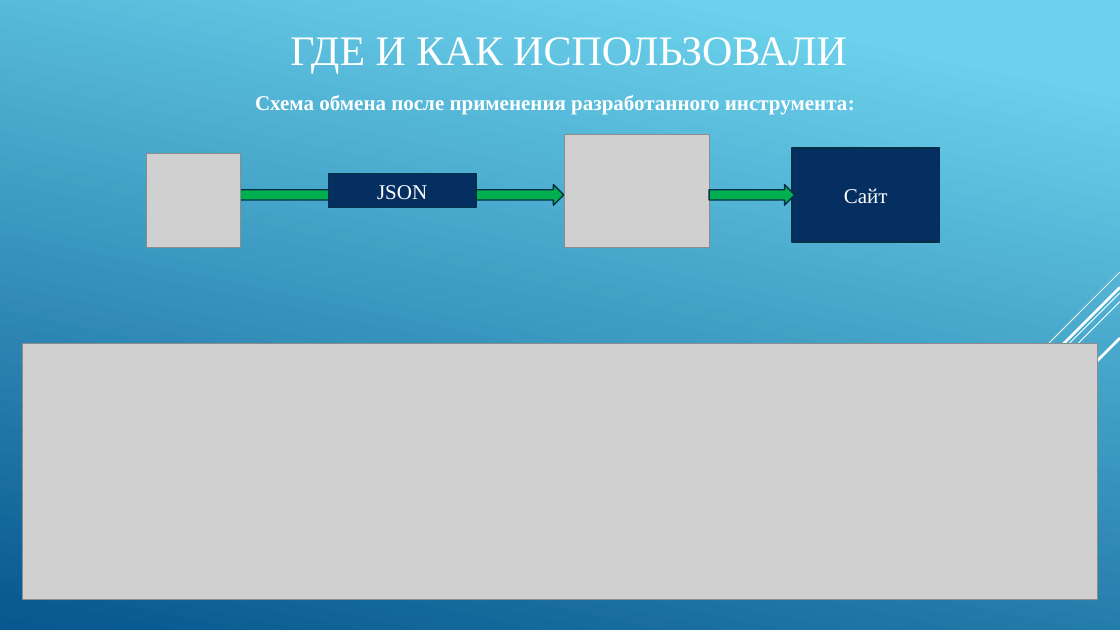
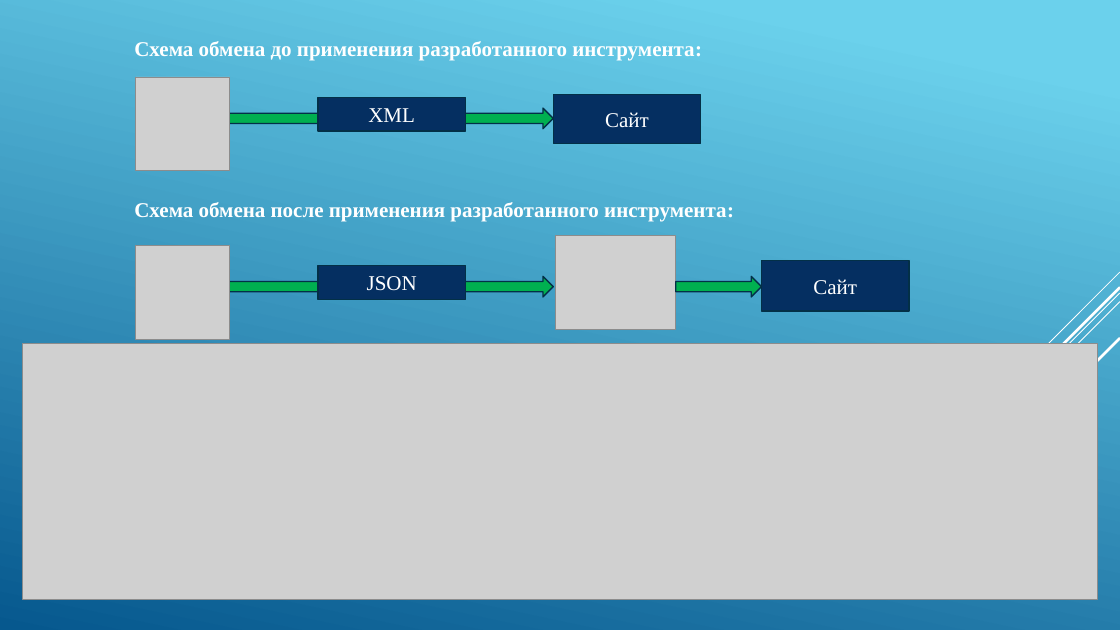
Before and after one commit to IgorTyutyunov/-, a slide deck: slide 10 of ВКР_5.pptx (slide 16 before the commit). Drawn at 1120x630 pixels with LibreOffice and Linux fonts; fonts in the diff are those of the drawing; grey boxes stand for pictures. Boxes give left, top, right and bottom in pixels: in the first picture for what was removed or moved away, otherwise in the second. Text is boxed around its words. In the diff, an @@ line names an element or a change of style, - is before the commit and + after.

```diff
--- a/ВКР_5.pptx
+++ b/ВКР_5.pptx
@@ text added at (134,41,702,61), 18 pt, text #FFFFFF, bold @@
+Схема обмена до применения разработанного инструмента:
@@ title removed at (290,37,847,73) @@
-ГДЕ И КАК ИСПОЛЬЗОВАЛИ
@@ picture added at (136,77,230,171) @@
@@ right arrow added at (211,108,553,129), fill #00B050, outline #043148 1.25 pt @@
@@ rectangle added at (318,97,465,131), fill #052F61, outline #043148 1.25 pt, 18 pt, text #FFFFFF @@
+XML
@@ rectangle added at (554,95,702,144), fill #052F61, outline #043148 1.25 pt, 18 pt, text #FFFFFF @@
+Сайт
@@ text "Схема обмена после применения разработанного ...": place and size @@
-text "Схема обмена после применения разработанного ..." at (255,95,855,115)
+text "Схема обмена после применения разработанного ..." at (134,202,734,222)
@@ picture: place and size @@
-picture at (565,134,709,248)
+picture at (556,235,676,329)
@@ rectangle "Сайт": place and size @@
-rectangle "Сайт" at (792,148,940,242)
+rectangle "Сайт" at (762,260,910,311)
@@ 1 picture, 1 rectangle, 1 right arrow: place and size @@
-1 picture, 1 rectangle, 1 right arrow at (146,154,564,248)
+1 picture, 1 rectangle, 1 right arrow at (136,245,553,339)
@@ right arrow: place and size @@
-right arrow at (709,185,795,205)
+right arrow at (676,276,762,297)
```
Also in this commit, not shown: 3 other slides changed, 3 slides added, 9 slides removed.
